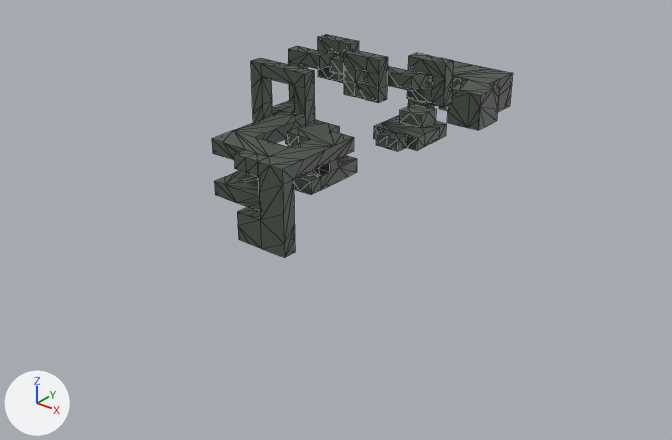
The glTF model HANAHIME/Game/resource/user/model/stage/Stage1.glb: old version first, new version second.
Before and after are seen from a 50 mm camera at (886.0, -1017.0, 382.0) aimed at (178.0, -133.0, -166.0). The axes (+X, +Y, +Z) are drawn at lower left. The lights are the same throughout. Mesh edges are drawn as thin lines. Vertices at the same position are counted once.

Objects in the first picture: 'HitStage1_0'.
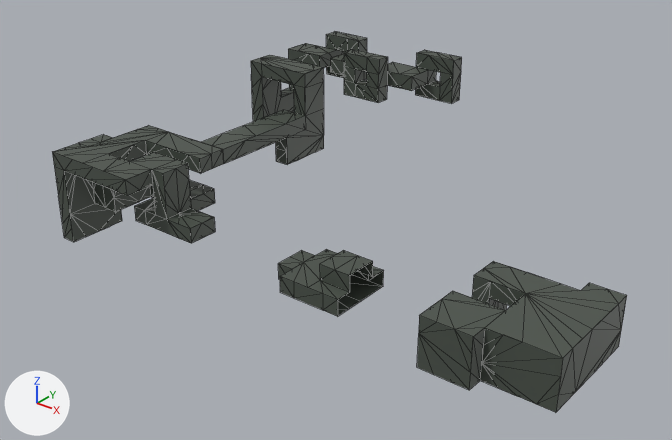
The edits, one by one:
Material 'TerrianMaterial.065' (mat_terrianmaterial_065) is new.
Its base color is (0.0689, 0.0835, 0.0672) (dark grey #4a5249).
Material 'TerrianMaterial.066' (mat_terrianmaterial_066) is new.
Its base color is (0.0689, 0.0835, 0.0672) (dark grey #4a5249).
me_立方体_109 is used by ob_hitstage1_0; location (0.0, 0.0, 0.0); scale (10.0, 10.0, 10.0).
me_立方体_109 had 594 vertices, 1134 faces and spanned x -1.0..25.0, y -25.0..39.0, z -17.1..3.0.
me_立方体_109 now has 653 vertices, 1232 faces and spans x -5.0..39.0, y -7.0..61.0, z -17.0..3.0.
me_立方体_109 part 1: the loose piece of 197 vertices spanning x 5.0..19.0, y -25.0..-5.0, z -17.1..-5.1 is moved by (20.0, 18.0, 0.1).
me_立方体_109 part 2: the loose piece of 121 vertices spanning x 1.0..17.0, y 25.0..39.0, z -17.1..-9.1 is moved by (20.0, 22.0, 0.1).
me_立方体_109 part 3: the loose piece of 44 vertices spanning x 9.0..17.0, y 7.0..15.0, z -13.1..-9.1 is moved by (20.0, 22.0, 0.1).
me_立方体_109 part 4: the loose piece of 12 vertices spanning x 11.0..15.0, y 5.0..7.0, z -13.1..-11.1 is moved by (20.0, 22.0, 0.1).
me_立方体_109 part 5: the loose piece of 12 vertices spanning x 11.0..15.0, y -25.0..-23.0, z -7.1..-5.1 is moved by (20.0, 18.0, 0.1).
me_立方体_109 part 6: 175 vertices removed from x -1.0..25.0, y -11.0..3.0, z -9.0..3.0; 234 vertices added at x -5.0..25.0, y -1.0..25.0, z -11.0..3.0.
me_立方体_109 now uses material mat_terrianmaterial_065 (dark grey #4a5249).
me_立方体_109 now uses material mat_terrianmaterial_066 (dark grey #4a5249).
Object 'HitStage1_0' (ob_hitstage1_0) turns from (0, 0, 0) to (0, 0, -90) degrees about x, y and z.

Where the change shows, as pixel boxes (x1, y1, x2, y2) in the pictures (672 x 440 px; the box of a moved part takes in the faces that stretch with it):
'HitStage1_0', reshaped, turned: before (212, 34, 513, 258); after (52, 32, 627, 412)
part 1 of me_立方体_109, moved or reshaped: before (212, 111, 357, 258); after (52, 125, 224, 243)
part 2 of me_立方体_109, moved or reshaped: before (408, 61, 513, 130); after (417, 261, 627, 412)
part 3 of me_立方体_109, moved or reshaped: before (374, 104, 446, 151); after (280, 249, 384, 316)
part 4 of me_立方体_109, moved or reshaped: before (376, 129, 406, 151); after (278, 250, 315, 280)
part 5 of me_立方体_109, moved or reshaped: before (234, 149, 268, 176); after (80, 134, 112, 146)
part 6 of me_立方体_109, moved or reshaped: before (251, 34, 454, 145); after (202, 32, 462, 165)
